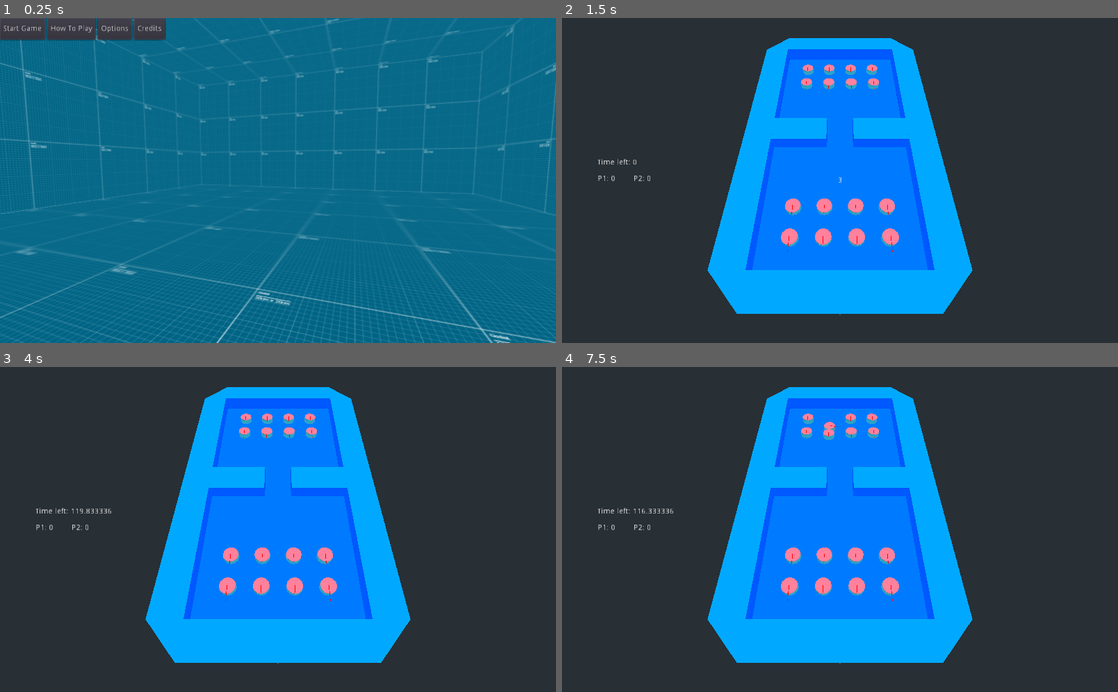
Above: before the commit, frames 1-4 (two rows, left to right).
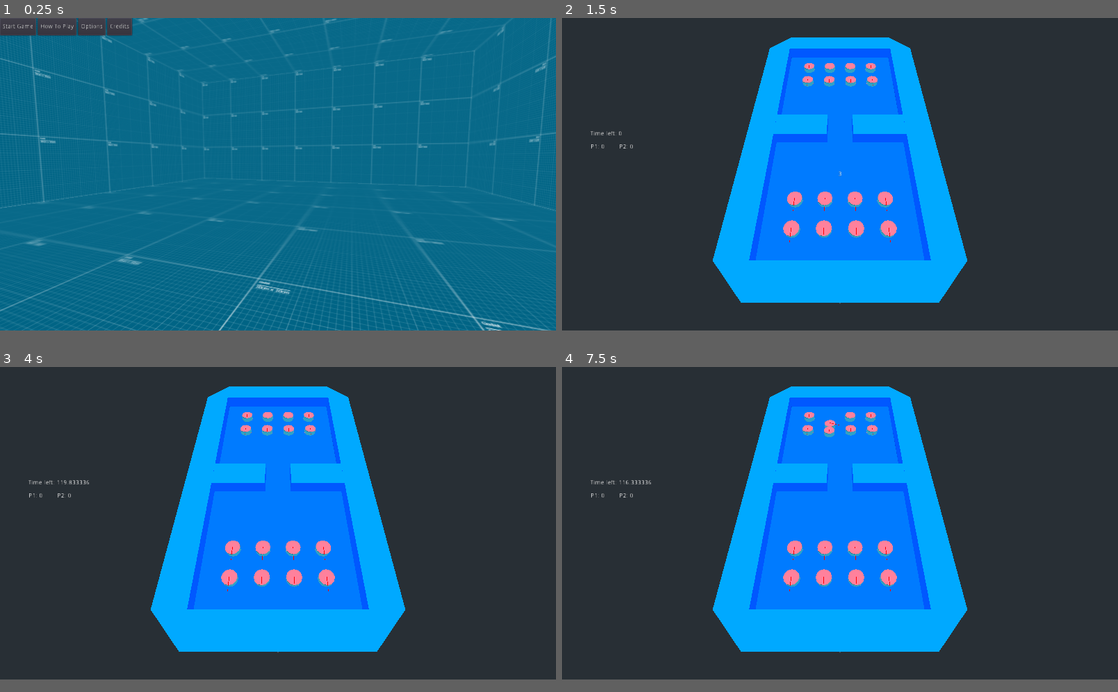
Above: after the commit, the same moments.

Repository: gamkedo-la/puck2000
Game: Godot game, scene res://scenes/MenuMain/MainMenu.tscn
The game is run twice, just before and just after one commit, with the same random seed, the same clock (stepped at 60 frames per second) and the same inputs.
Inputs (mouse positions are in pixels of both pictures, inside the frame that each line leads up to):
- Up to frame 1 (0.25 s): no input
- Up to frame 2 (1.5 s): click "Start Game" at 0.5 s; tap Enter (ui_accept) at 1.25 s; move the mouse to (962, 164) at 1.27 s; tap Space (puck) at 1.35 s; click (962, 164) at 1.42 s
- Up to frame 3 (4 s): tap Enter (ui_accept) at 1.52, 2, 2.27, 2.75, 3.5, 3.77 s; move the mouse to (166, 545) at 2.02 s; click (166, 545) at 2.1 s; move the mouse to (333, 458) at 2.77 s; tap Space (puck) at 2.85 s; click (333, 458) at 2.92 s; move the mouse to (250, 594) at 3.52 s; click (250, 594) at 3.6 s
- Up to frame 4 (7.5 s): tap Enter (ui_accept) at 4.25, 4.52, 5, 5.27, 6.77 s; move the mouse to (1006, 578) at 4.27 s; tap Space (puck) at 4.35, 5.85, 7.35 s; click (1006, 578) at 4.42 s; move the mouse to (673, 480) at 5.02 s; click (673, 480) at 5.1 s; move the mouse to (867, 529) at 5.77 s; click (867, 529) at 5.92 s; move the mouse to (756, 448) at 6.52 s; click (756, 448) at 6.6 s; move the mouse to (962, 513) at 7.27 s; click (962, 513) at 7.42 s
In our replay, the window is 800x468 before the commit and 800x450 after it. These sizes can differ from the game's own. Grey fills any space a smaller window leaves; there, only what the larger window draws over its background counts as a difference.

The runs differ from the first frame. In frame 1, 7.9% of the frame differs, in the area x 0-100%, y 0-100%; in frame 2, 6.8%; in frame 3, 6.9%; in frame 4, 6.8%.

Commit message:
change project Window resolution

Diff:
--- a/project.godot
+++ b/project.godot
@@ -21,6 +21,8 @@
 
 [display]
 
+window/size/width=1280
+window/size/height=720
 window/size/resizable=false
 
 [global]
